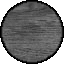
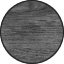
Two versions of the same layered image (64×64). Layer-by-layer changes:
painted on "Outline" over [0, 0, 64, 64]
